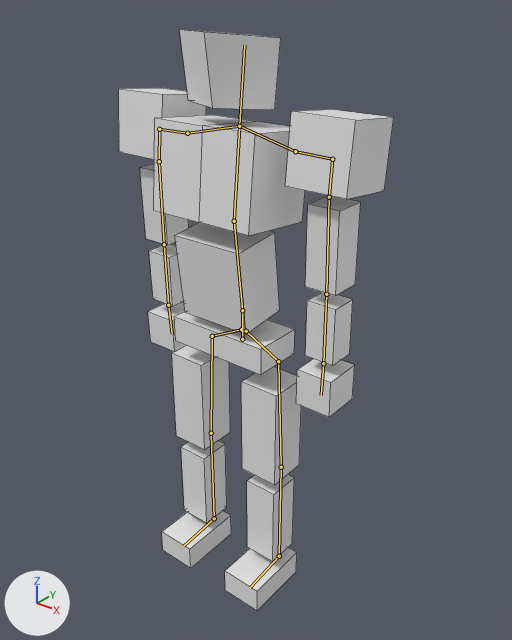
The Blender file models/guy2.blend: old version first, new version second.
Camera for both pictures: a 50 mm camera at (4.81, -5.22, 7.1) aimed at (-0.1, 0.91, 3.3). Every picture has the same lights, and +X, +Y and +Z are marked at lower left. Both versions are drawn at the pose saved in each file; the numbers are the values there. The bones that bend it are drawn over the model as lines. Mesh edges are drawn as thin lines.

Objects in the first picture: 'guy2'.
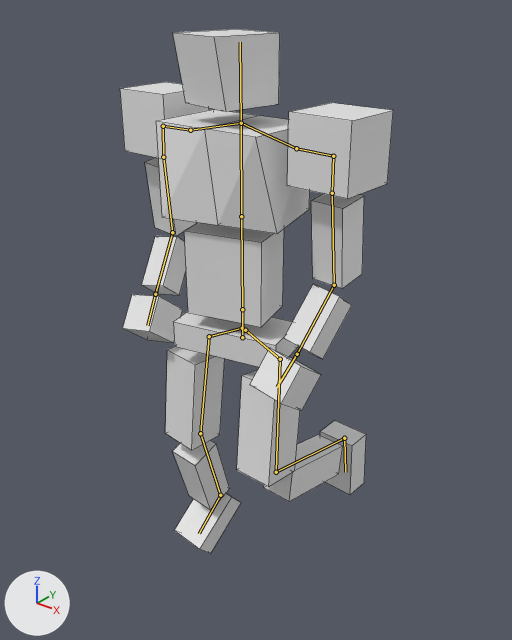
Patch to the scene script:
```diff
--- a/models/guy2.blend.py
+++ b/models/guy2.blend.py
@@ bone_pelvis1 @@
 bone_pelvis1 = bpy.data.objects['guy2arm'].pose.bones['pelvis1']
-bone_pelvis1.location = (-0.79, 0.39, 0.0)
-bone_pelvis1.rotation_quaternion = (1.0, 0.0, 0.0, 0.0)  # degrees (0, 0, 0)
+bone_pelvis1.location = (-0.78, 0.39, -0.01)
+bone_pelvis1.rotation_quaternion = (0.996, 0.057, -0.029, 0.0)  # degrees (7, -3, 0)
@@ bone_muslod @@
 bone_muslod = bpy.data.objects['guy2arm'].pose.bones['muslod']  # child of 'pelvis1'
-bone_muslod.rotation_quaternion = (1.0, 0.0, 0.0, 0.0)  # degrees (0, 0, 0)
+bone_muslod.rotation_quaternion = (0.965, -0.019, 0.092, 0.027)  # degrees (-2, 11, 3)
@@ bone_piernad @@
 bone_piernad = bpy.data.objects['guy2arm'].pose.bones['piernad']  # child of 'muslod'
-bone_piernad.rotation_quaternion = (1.0, 0.0, 0.0, 0.0)  # degrees (0, 0, 0)
+bone_piernad.rotation_quaternion = (0.977, 0.185, -0.018, 0.018)  # degrees (21, -2, 2)
@@ bone_pied @@
 bone_pied = bpy.data.objects['guy2arm'].pose.bones['pied']  # child of 'piernad'
-bone_pied.rotation_quaternion = (1.0, 0.0, 0.0, 0.0)  # degrees (0, 0, 0)
+bone_pied.rotation_quaternion = (0.98, -0.199, 0.012, -0.005)  # degrees (-23, 1, -1)
@@ bone_pelvis2 @@
 bone_pelvis2 = bpy.data.objects['guy2arm'].pose.bones['pelvis2']
-bone_pelvis2.location = (-0.41, 0.39, -0.67)
-bone_pelvis2.rotation_quaternion = (1.0, 0.0, 0.0, 0.0)  # degrees (0, 0, 0)
+bone_pelvis2.location = (-0.4, 0.39, -0.67)
+bone_pelvis2.rotation_quaternion = (0.997, 0.022, -0.021, 0.035)  # degrees (2, -2, 4)
@@ bone_musloi @@
 bone_musloi = bpy.data.objects['guy2arm'].pose.bones['musloi']  # child of 'pelvis2'
-bone_musloi.rotation_quaternion = (1.0, 0.0, 0.0, 0.0)  # degrees (0, 0, 0)
+bone_musloi.rotation_quaternion = (0.969, -0.064, 0.061, -0.011)  # degrees (-8, 7, -2)
@@ bone_piernai @@
 bone_piernai = bpy.data.objects['guy2arm'].pose.bones['piernai']  # child of 'musloi'
-bone_piernai.rotation_quaternion = (1.0, 0.0, 0.0, 0.0)  # degrees (0, 0, 0)
+bone_piernai.rotation_quaternion = (0.701, 0.665, 0.009, -0.003)  # degrees (87, 1, 0)
@@ bone_piei @@
 bone_piei = bpy.data.objects['guy2arm'].pose.bones['piei']  # child of 'piernai'
-bone_piei.rotation_quaternion = (1.0, 0.0, 0.0, 0.0)  # degrees (0, 0, 0)
+bone_piei.rotation_quaternion = (0.995, -0.104, -0.004, -0.005)  # degrees (-12, 0, -1)
@@ bone_pelvis3 @@
 bone_pelvis3 = bpy.data.objects['guy2arm'].pose.bones['pelvis3']
-bone_pelvis3.location = (0.0, -0.88, 0.0)
-bone_pelvis3.rotation_quaternion = (1.0, 0.0, 0.0, 0.0)  # degrees (0, 0, 0)
+bone_pelvis3.location = (0.0, -0.87, 0.0)
+bone_pelvis3.rotation_quaternion = (0.994, 0.0, 0.105, 0.0)  # degrees (0, 12, 0)
@@ bone_panza2 @@
 bone_panza2 = bpy.data.objects['guy2arm'].pose.bones['panza2']  # child of 'pelvis3'
-bone_panza2.rotation_quaternion = (0.998, 0.056, 0.0, 0.0)  # degrees (6, 0, 0)
+bone_panza2.rotation_quaternion = (0.999, 0.0, 0.02, 0.0)  # degrees (0, 2, 0)
@@ bone_torso1 @@
 bone_torso1 = bpy.data.objects['guy2arm'].pose.bones['torso1']  # child of 'panza2'
-bone_torso1.rotation_quaternion = (0.994, -0.106, 0.0, 0.0)  # degrees (-12, 0, 0)
+bone_torso1.rotation_quaternion = (1.0, 0.0, 0.0, 0.0)  # degrees (0, 0, 0)
@@ bone_torso2 @@
 bone_torso2 = bpy.data.objects['guy2arm'].pose.bones['torso2']  # child of 'torso1'
-bone_torso2.rotation_quaternion = (1.0, 0.0, 0.0, 0.0)  # degrees (0, 0, 0)
+bone_torso2.rotation_quaternion = (0.99, 0.0, 0.029, -0.135)  # degrees (0, 3, -16)
@@ bone_hombroi2 @@
 bone_hombroi2 = bpy.data.objects['guy2arm'].pose.bones['hombroi2']  # child of 'hombroi1'
-bone_hombroi2.rotation_quaternion = (1.0, 0.0, 0.0, 0.0)  # degrees (0, 0, 0)
+bone_hombroi2.rotation_quaternion = (0.992, 0.027, -0.001, 0.012)  # degrees (3, 0, 1)
@@ bone_bicepsi @@
 bone_bicepsi = bpy.data.objects['guy2arm'].pose.bones['bicepsi']  # child of 'hombroi2'
-bone_bicepsi.rotation_quaternion = (0.999, 0.054, 0.001, 0.0)  # degrees (6, 0, 0)
+bone_bicepsi.rotation_quaternion = (0.997, 0.034, -0.001, 0.001)  # degrees (4, 0, 0)
@@ bone_brazoi @@
 bone_brazoi = bpy.data.objects['guy2arm'].pose.bones['brazoi']  # child of 'bicepsi'
-bone_brazoi.rotation_quaternion = (1.0, 0.0, 0.0, 0.0)  # degrees (0, 0, 0)
+bone_brazoi.rotation_quaternion = (0.926, -0.368, 0.012, 0.051)  # degrees (-43, 3, 5)
@@ bone_torso3 @@
 bone_torso3 = bpy.data.objects['guy2arm'].pose.bones['torso3']  # child of 'torso1'
-bone_torso3.rotation_quaternion = (1.0, 0.0, 0.0, 0.0)  # degrees (0, 0, 0)
+bone_torso3.rotation_quaternion = (0.991, 0.0, 0.028, -0.13)  # degrees (0, 3, -15)
@@ bone_hombrod2 @@
 bone_hombrod2 = bpy.data.objects['guy2arm'].pose.bones['hombrod2']  # child of 'hombrod1'
-bone_hombrod2.rotation_quaternion = (1.0, 0.0, 0.0, 0.0)  # degrees (0, 0, 0)
+bone_hombrod2.rotation_quaternion = (0.996, 0.022, -0.001, 0.05)  # degrees (3, 0, 6)
@@ bone_bicepsd @@
 bone_bicepsd = bpy.data.objects['guy2arm'].pose.bones['bicepsd']  # child of 'hombrod2'
-bone_bicepsd.rotation_quaternion = (0.998, 0.061, -0.001, 0.0)  # degrees (7, 0, 0)
+bone_bicepsd.rotation_quaternion = (0.976, 0.07, -0.01, -0.001)  # degrees (8, -1, 0)
@@ bone_brazod @@
 bone_brazod = bpy.data.objects['guy2arm'].pose.bones['brazod']  # child of 'bicepsd'
-bone_brazod.rotation_quaternion = (1.0, 0.0, 0.0, 0.0)  # degrees (0, 0, 0)
+bone_brazod.rotation_quaternion = (0.898, -0.422, -0.016, -0.144)  # degrees (-49, -9, -14)
```

Where the change shows, as pixel boxes (x1, y1, x2, y2) in the pictures (512 x 640 px):
'guy2', posed (10% shorter)
    before: (119, 29, 394, 611)
    after: (120, 29, 393, 554)
bone 'pelvis1', root to tip
    before: (241, 329) to (212, 336)
    after: (242, 328) to (209, 336)
bone 'muslod', root to tip
    before: (212, 336) to (211, 433)
    after: (209, 336) to (200, 433)
bone 'piernad', root to tip
    before: (211, 433) to (214, 518)
    after: (200, 433) to (220, 495)
bone 'pied', root to tip
    before: (214, 518) to (183, 546)
    after: (220, 495) to (199, 533)
bone 'pelvis2', root to tip
    before: (246, 331) to (278, 361)
    after: (245, 330) to (280, 359)
bone 'musloi', root to tip
    before: (278, 361) to (281, 467)
    after: (280, 359) to (276, 472)
bone 'piernai', root to tip
    before: (281, 467) to (279, 556)
    after: (276, 472) to (344, 438)
bone 'piei', root to tip
    before: (279, 556) to (250, 587)
    after: (344, 438) to (345, 472)
bone 'pelvis3', root to tip
    before: (242, 339) to (242, 312)
    after: (242, 337) to (242, 311)
bone 'panza2', root to tip
    before: (242, 310) to (234, 221)
    after: (242, 309) to (241, 216)
bone 'torso1', root to tip
    before: (234, 221) to (239, 126)
    after: (241, 216) to (241, 123)
bone 'torso2', root to tip
    before: (239, 126) to (295, 151)
    after: (241, 123) to (296, 148)
bone 'hombroi2', root to tip
    before: (332, 159) to (329, 197)
    after: (333, 156) to (332, 193)
bone 'bicepsi', root to tip
    before: (329, 197) to (326, 294)
    after: (332, 193) to (334, 285)
bone 'brazoi', root to tip
    before: (326, 294) to (323, 363)
    after: (334, 285) to (297, 354)
bone 'torso3', root to tip
    before: (239, 126) to (187, 133)
    after: (241, 123) to (190, 130)
bone 'hombrod2', root to tip
    before: (159, 129) to (159, 161)
    after: (163, 126) to (163, 157)
bone 'bicepsd', root to tip
    before: (159, 161) to (164, 244)
    after: (163, 157) to (172, 232)
bone 'brazod', root to tip
    before: (164, 244) to (168, 305)
    after: (172, 232) to (155, 294)
